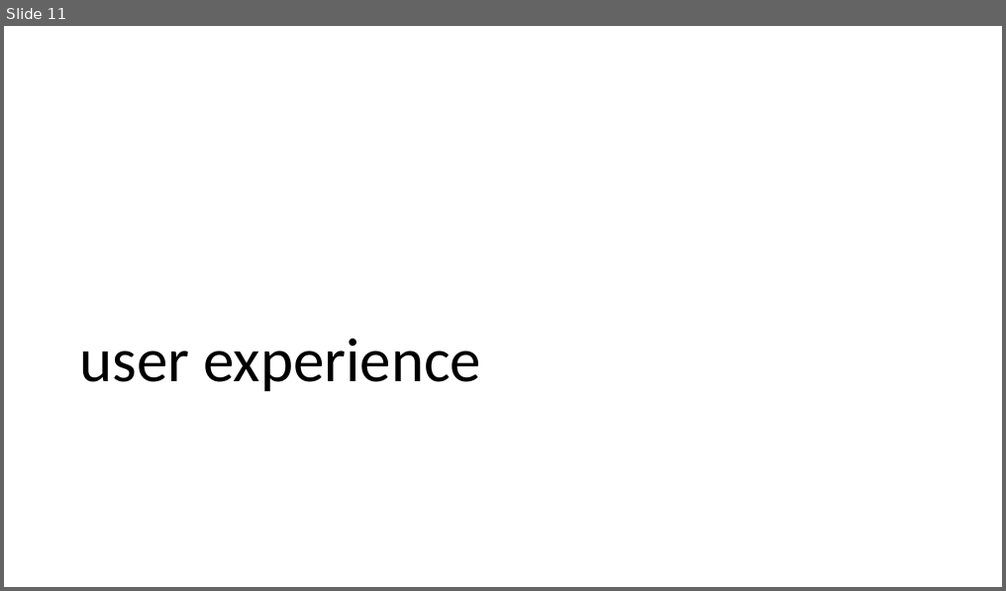
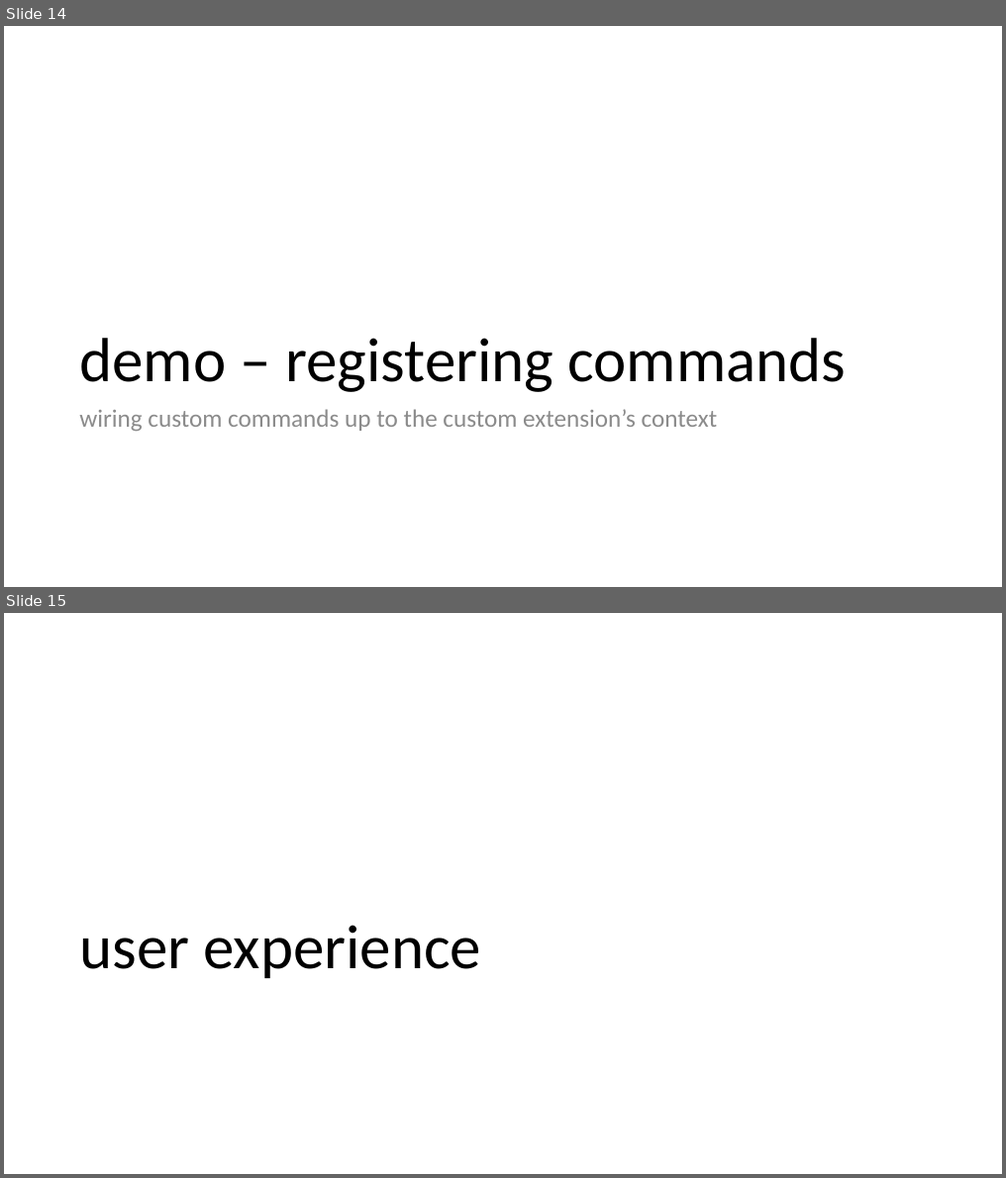
Before and after one commit to bradygaster-zz/extending-vscode-talk, a slide deck: extending-vs-code.pptx. Shown one above the other, each under a label of ours: slide 11 before the commit, slides 14 and 15 after it. The pictures are 1006x591 and 1006x1178 pixels, drawn with LibreOffice and Linux fonts; fonts in the diff are those of the drawing. Boxes give left, top, right and bottom in pixels: in the first picture for what was removed or moved away, otherwise in the second. Text is boxed around its words. In the diff, an @@ line names an element or a change of style, - is before the commit and + after.

```diff
--- a/extending-vs-code.pptx
+++ b/extending-vs-code.pptx
@@ slide 14 added at (4,26,1002,587), background #FFFFFF @@
@@ title added at (79,338,846,392), 60 pt, text #000000 @@
+demo – registering commands
@@ text added at (79,409,717,431), 24 pt, text #8C8C8C @@
+wiring custom commands up to the custom extension’s context
@@ what was slide 11 is now slide 15 @@
```
Also in this commit, not shown: 1 slide changed, 11 other slides added, 2 slides removed, 31 other files.
